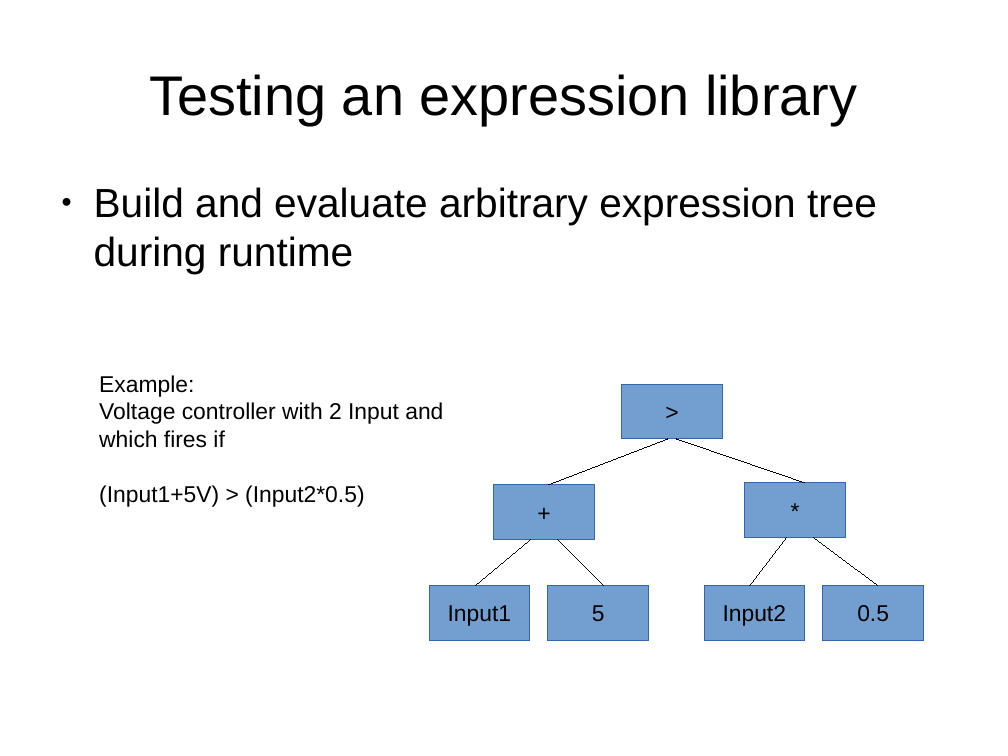
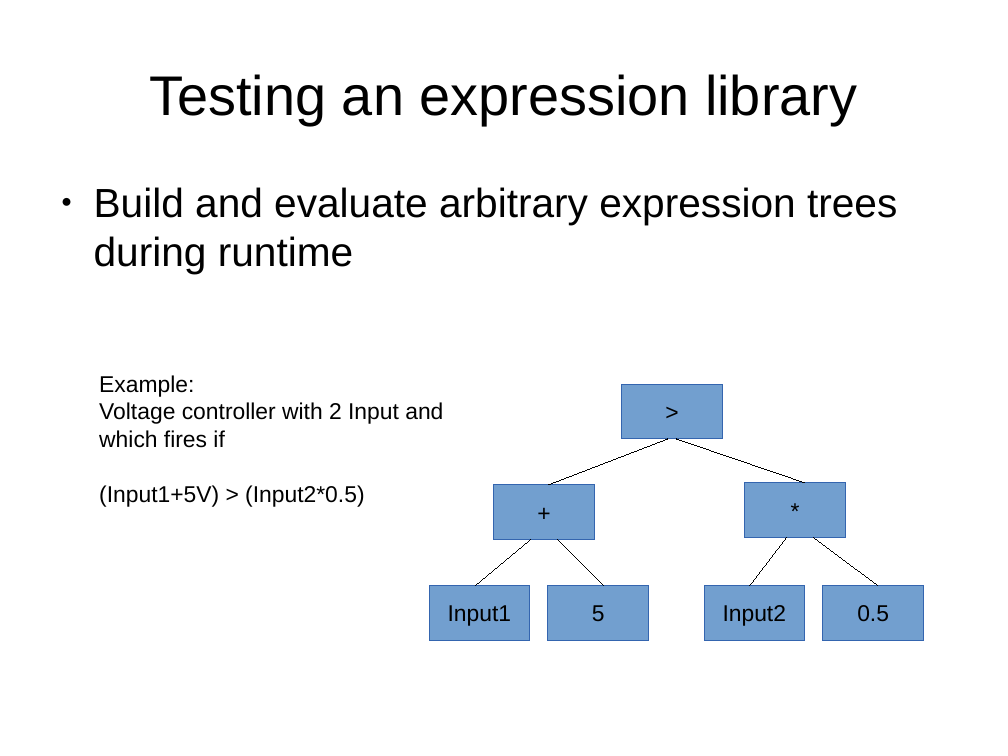
Before and after one commit to headmyshoulder/stuff, a slide deck: slide 5 of cppug_testing/Talk.odp. Drawn at 1008x756 pixels with LibreOffice and Linux fonts; fonts in the diff are those of the drawing. Boxes give left, top, right and bottom in pixels: in the first picture for what was removed or moved away, otherwise in the second. Text is boxed around its words. In the diff, an @@ line names an element or a change of style, - is before the commit and + after.

```diff
--- a/cppug_testing/Talk.odp
+++ b/cppug_testing/Talk.odp
@@ text at [94,187,897,274]: text changed @@
-● Build and evaluate arbitrary expression tree during runtime
+● Build and evaluate arbitrary expression trees during runtime
```
Also in this commit, not shown: 1 other slide changed, 1 other file.
